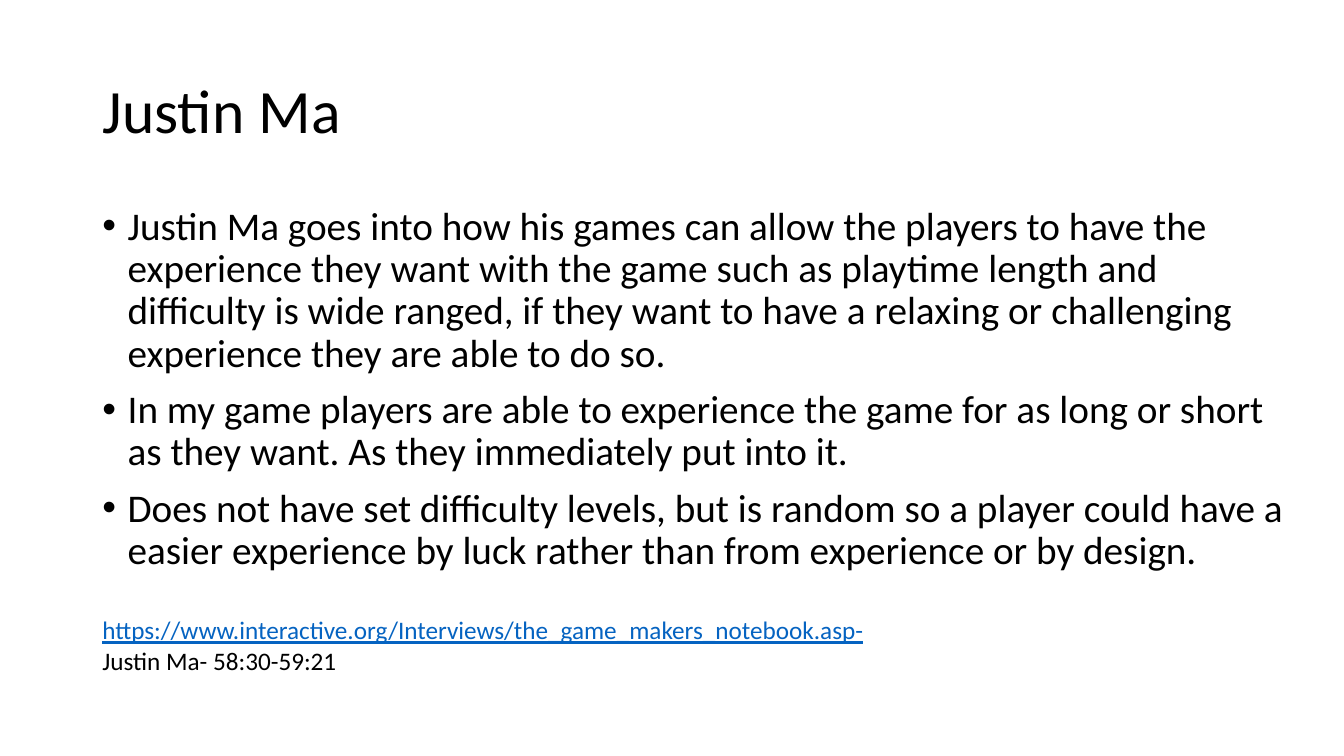
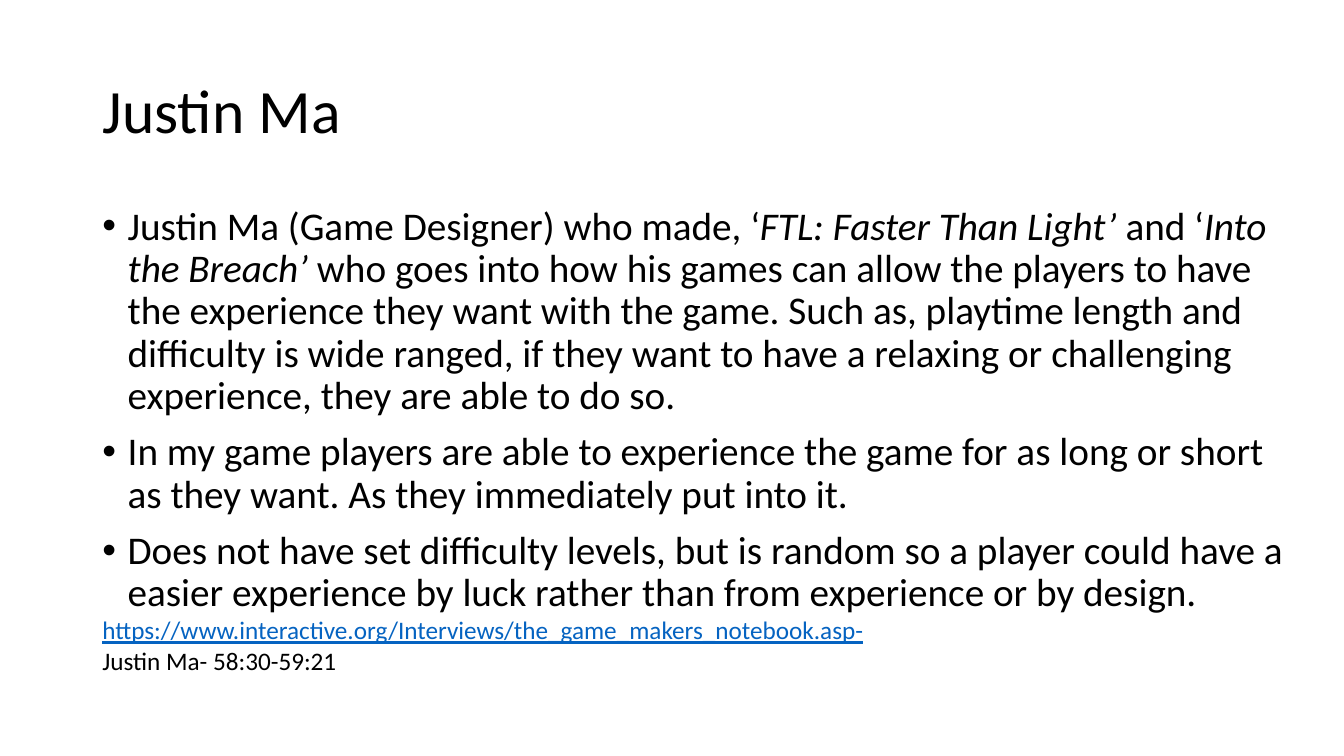
Before and after one commit to Mukkablue/PotatoEatersGame, a slide deck: slide 5 of ExamPresentationTemplate.pptx. Drawn at 1344x756 pixels with LibreOffice and Linux fonts; fonts in the diff are those of the drawing. Boxes give left, top, right and bottom in pixels: in the first picture for what was removed or moved away, otherwise in the second. Text is boxed around its words. In the diff, an @@ line names an element or a change of style, - is before the commit and + after.

Commit message:
more

```diff
--- a/ExamPresentationTemplate.pptx
+++ b/ExamPresentationTemplate.pptx
@@ text at <box>128,211,1266,416</box>: text changed @@
-• Justin Ma goes into how his games can allow the players to have the experience they want with the game such as playtime length and difficulty is wide ranged, if they want to have a relaxing or challenging experience they are able to do so.
+• Justin Ma (Game Designer) who made, ‘FTL: Faster Than Light’ and ‘Into the Breach’ who goes into how his games can allow the players to have the experience they want with the game. Such as, playtime length and difficulty is wide ranged, if they want to have a relaxing or challenging experience, they are able to do so.
```
Also in this commit, not shown: 2 slides added, 1 slide removed.
